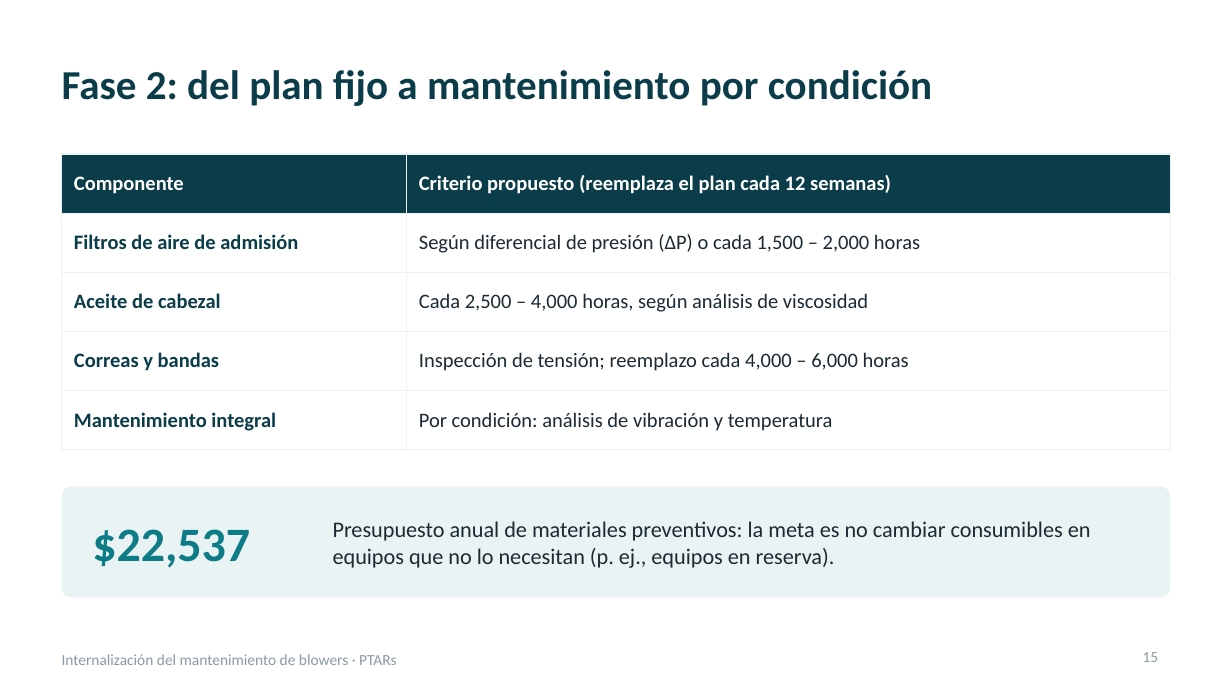
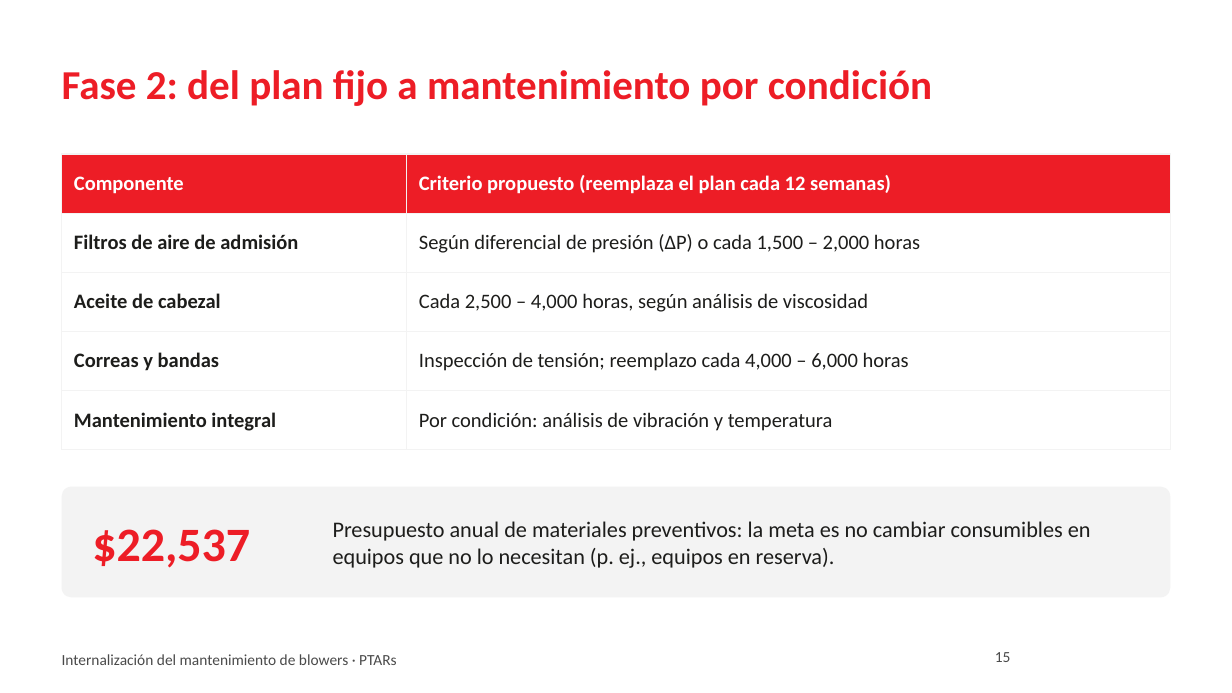
Before and after one commit to jjsamcar/Codigo-IA, a slide deck: slide 15 of presentaciones/Blowers_PTARs_Resumen_Gerencia.pptx. Drawn at 1232x693 pixels with LibreOffice and Linux fonts; fonts in the diff are those of the drawing; background and template pictures are left out. Boxes give left, top, right and bottom in pixels: in the first picture for what was removed or moved away, otherwise in the second. Text is boxed around its words. In the diff, an @@ line names an element or a change of style, - is before the commit and + after.

```diff
--- a/presentaciones/Blowers_PTARs_Resumen_Gerencia.pptx
+++ b/presentaciones/Blowers_PTARs_Resumen_Gerencia.pptx
@@ title "Fase 2: del plan fijo ..." at [62, 70, 932, 106]: text colour #0B3C49 to #ED1D26 @@
@@ table at [62, 154, 1170, 435] @@
@@ fill #0B3C49 to #ED1D26 in row 1 @@
@@ text colour #0B3C49 to #1D1D1B in "Filtros de aire de admisión", "Aceite de cabezal", "Correas y bandas", "Mantenimiento integral" @@
@@ text colour #1B2A33 to #1D1D1B in "Según diferencial de presión (ΔP) o cada ...", "Cada 2,500 – 4,000 horas, según análisis ...", "Inspección de tensión; reemplazo cada 4,000 – ...", "Por condición: análisis de vibración y temperatura" @@
@@ borders changed @@
@@ rounded rectangle at [62, 487, 1170, 598]: fill #EAF3F3 to #F3F3F3 @@
@@ text "$22,537" at [92, 529, 250, 568]: text colour #0E7C86 to #ED1D26 @@
@@ text "Presupuesto anual de materiales preventivos: ..." at [333, 521, 1091, 568]: text colour #1B2A33 to #1D1D1B @@
@@ text "Internalización del mantenimiento de blowers ..." at [62, 654, 397, 665]: text colour #8A9BA3 to #4A4A4A @@
@@ page number: place and size @@
-page number at [1143, 652, 1159, 662]
+page number at [995, 652, 1011, 662]
@@ page number at [995, 652, 1011, 662]: text colour #8A9BA3 to #4A4A4A @@
```
Also in this commit, not shown: 14 other slides changed.
